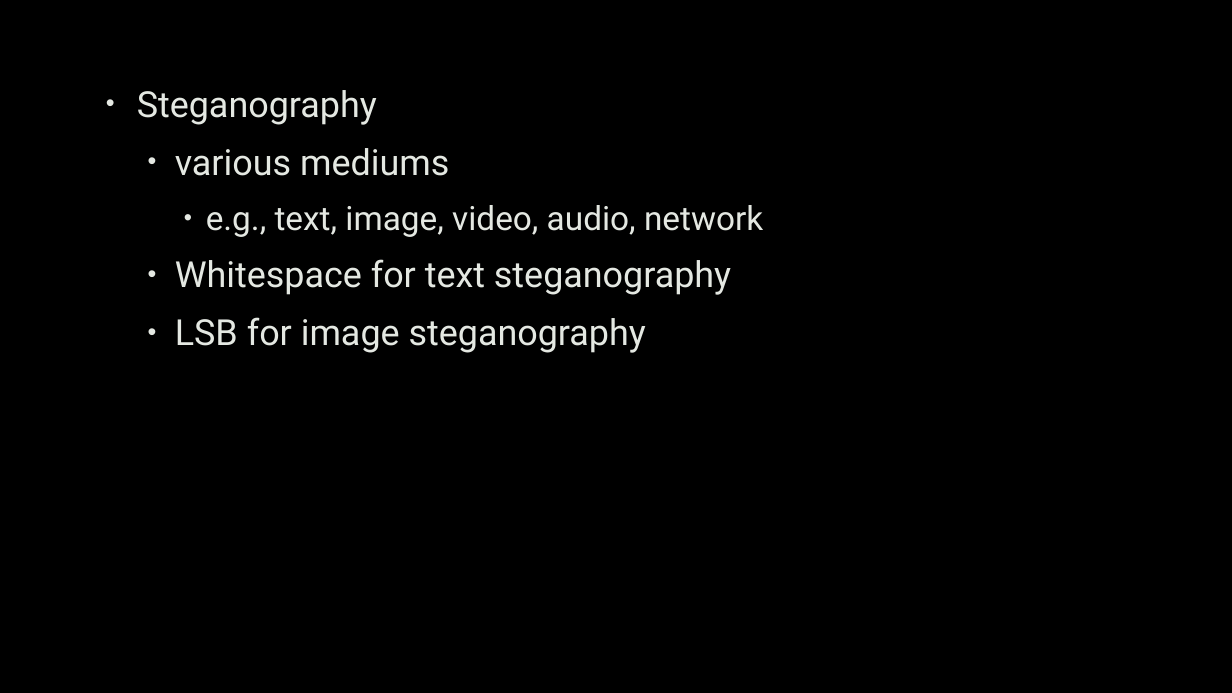
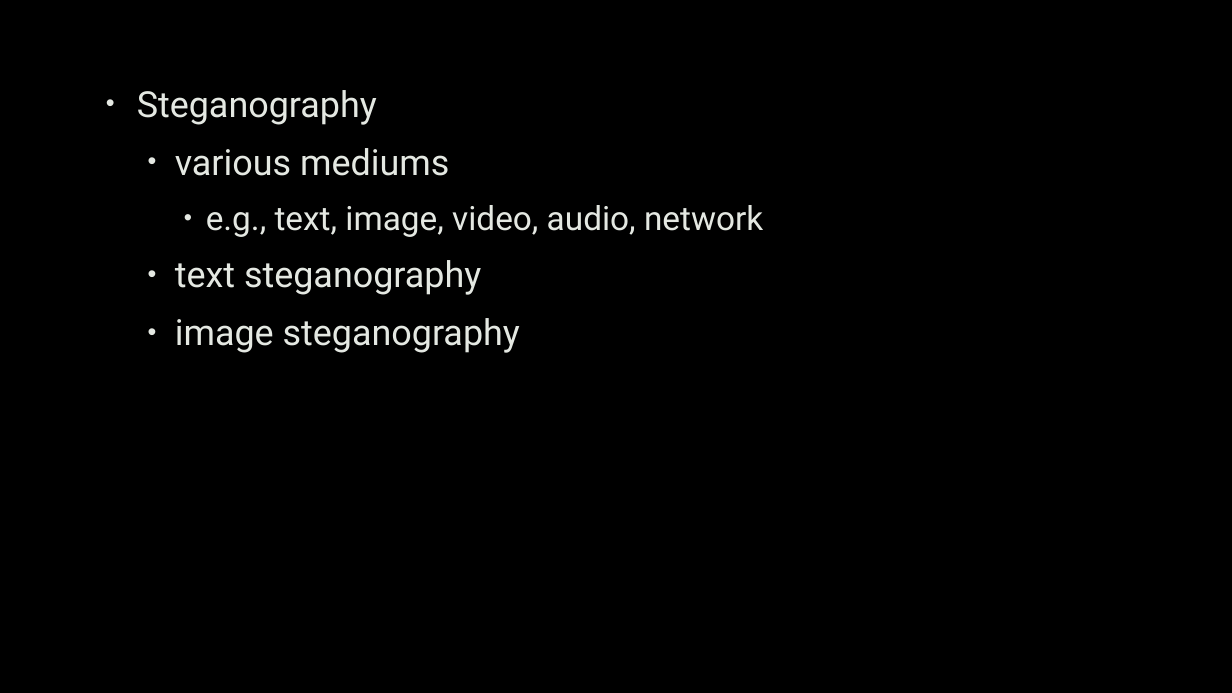
Before and after one commit to zhanyixinghua/cits1003, a slide deck: slide 4 of cits1003-lecture_slides/CITS1003-8 Forensics-exercises.pptx. Drawn at 1232x693 pixels with LibreOffice and Linux fonts; fonts in the diff are those of the drawing; background and template pictures are left out. Boxes give left, top, right and bottom in pixels: in the first picture for what was removed or moved away, otherwise in the second. Text is boxed around its words. In the diff, an @@ line names an element or a change of style, - is before the commit and + after.

Commit message:
typos in slides of week 8 corrected

```diff
--- a/cits1003-lecture_slides/CITS1003-8 Forensics-exercises.pptx
+++ b/cits1003-lecture_slides/CITS1003-8 Forensics-exercises.pptx
@@ text at <box>175,260,520,353</box>: text changed @@
-  • Whitespace for text steganography
-  • LSB for image steganography
+  • text steganography
+  • image steganography
```
Also in this commit, not shown: 16 other slides changed, 1 slide added.
